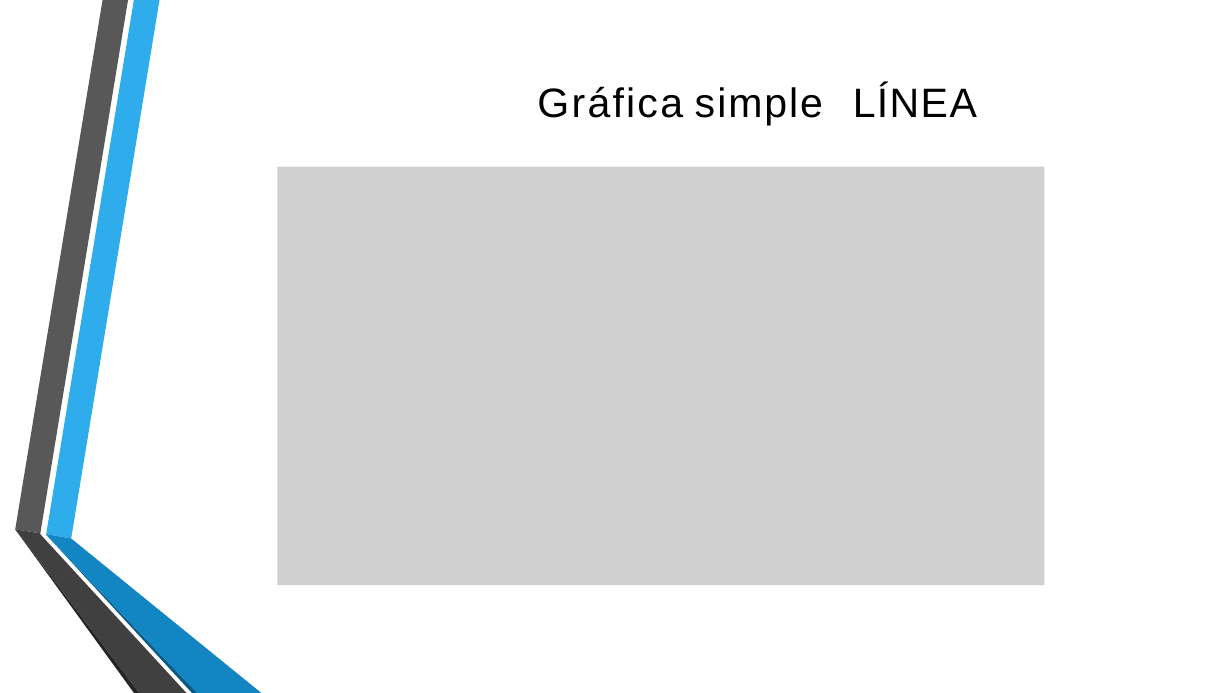
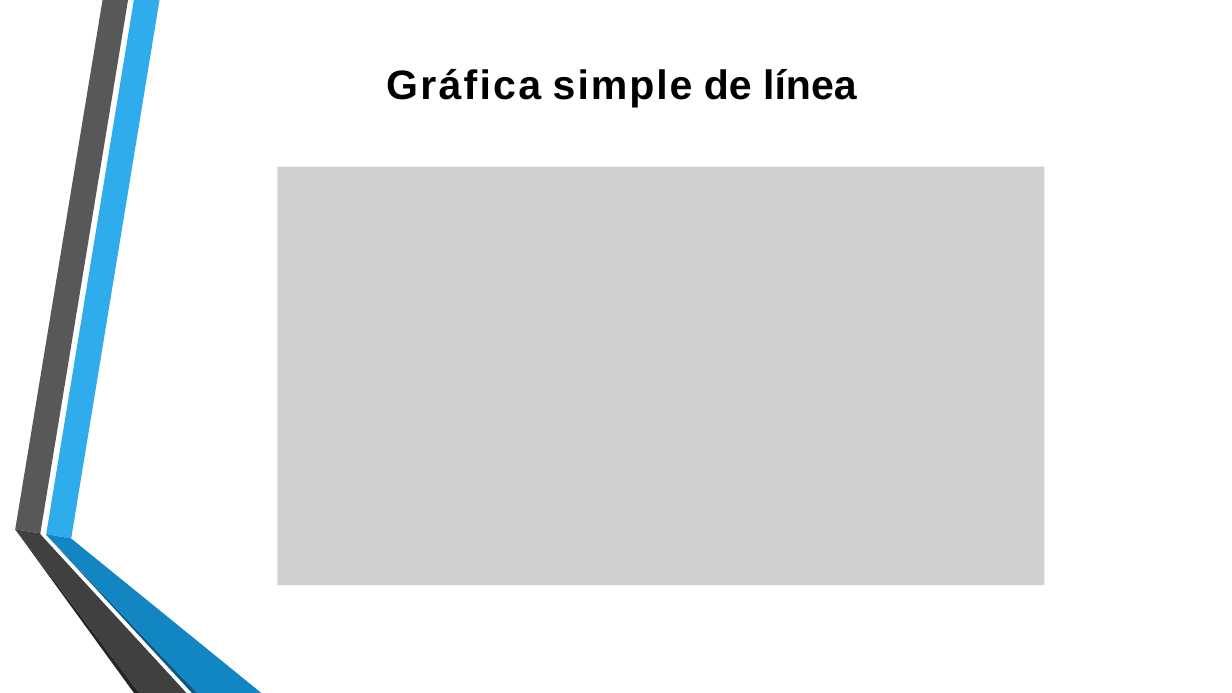
Before and after one commit to lizetheP/Programacion, a slide deck: slide 10 of CalendarioAgo2023/presentaciones/9_Graficas_Matplotlib.pptx (slide 9 before the commit). Drawn at 1232x693 pixels with LibreOffice and Linux fonts; fonts in the diff are those of the drawing; grey boxes stand for pictures; background and template pictures are left out. Boxes give left, top, right and bottom in pixels: in the first picture for what was removed or moved away, otherwise in the second. Text is boxed around its words. In the diff, an @@ line names an element or a change of style, - is before the commit and + after.

```diff
--- a/CalendarioAgo2023/presentaciones/9_Graficas_Matplotlib.pptx
+++ b/CalendarioAgo2023/presentaciones/9_Graficas_Matplotlib.pptx
@@ text at box(386, 69, 856, 107): text changed; bold on @@
-Gráfica simple
+Gráfica simple de línea
@@ text removed at box(853, 85, 977, 117) @@
-LÍNEA
```
Also in this commit, not shown: 1 other slide changed, 5 other files.
